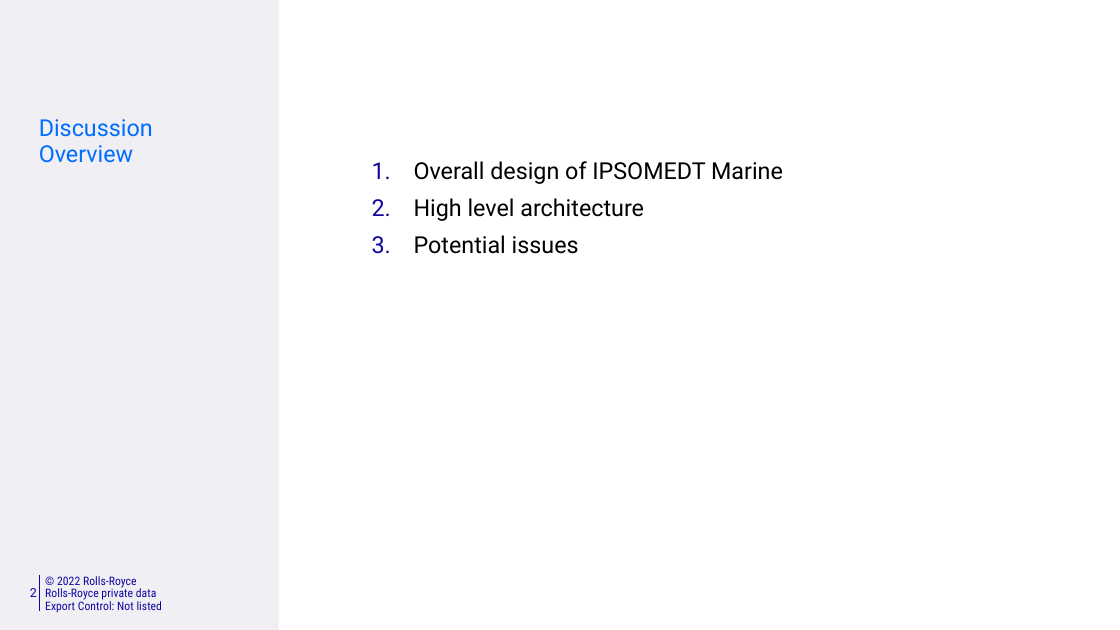
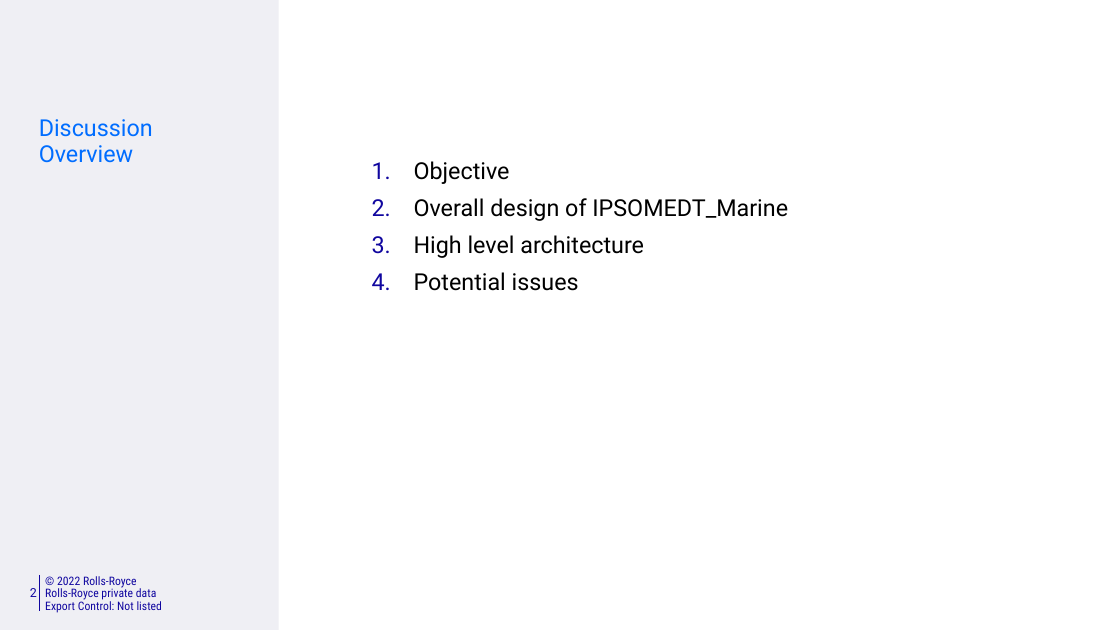
Before and after one commit to killingbear999/IPSOMEDT_Marine, a slide deck: slide 2 of notes/IPSOMEDT Marine_MATLAB discussion.pptx. Drawn at 1120x630 pixels with LibreOffice and Linux fonts; fonts in the diff are those of the drawing; background and template pictures are left out. Boxes give left, top, right and bottom in pixels: in the first picture for what was removed or moved away, otherwise in the second. Text is boxed around its words. In the diff, an @@ line names an element or a change of style, - is before the commit and + after.

Commit message:
Update to powerpoint: - aero architecture discussion - marine architecture discussion

```diff
--- a/notes/IPSOMEDT Marine_MATLAB discussion.pptx
+++ b/notes/IPSOMEDT Marine_MATLAB discussion.pptx
@@ text at bbox=[414, 161, 788, 221]: text changed @@
-1. Overall design of IPSOMEDT Marine
+1. Objective
+2. Overall design of IPSOMEDT_Marine
```
Also in this commit, not shown: 8 other slides changed, 2 slides added, 1 other file.
